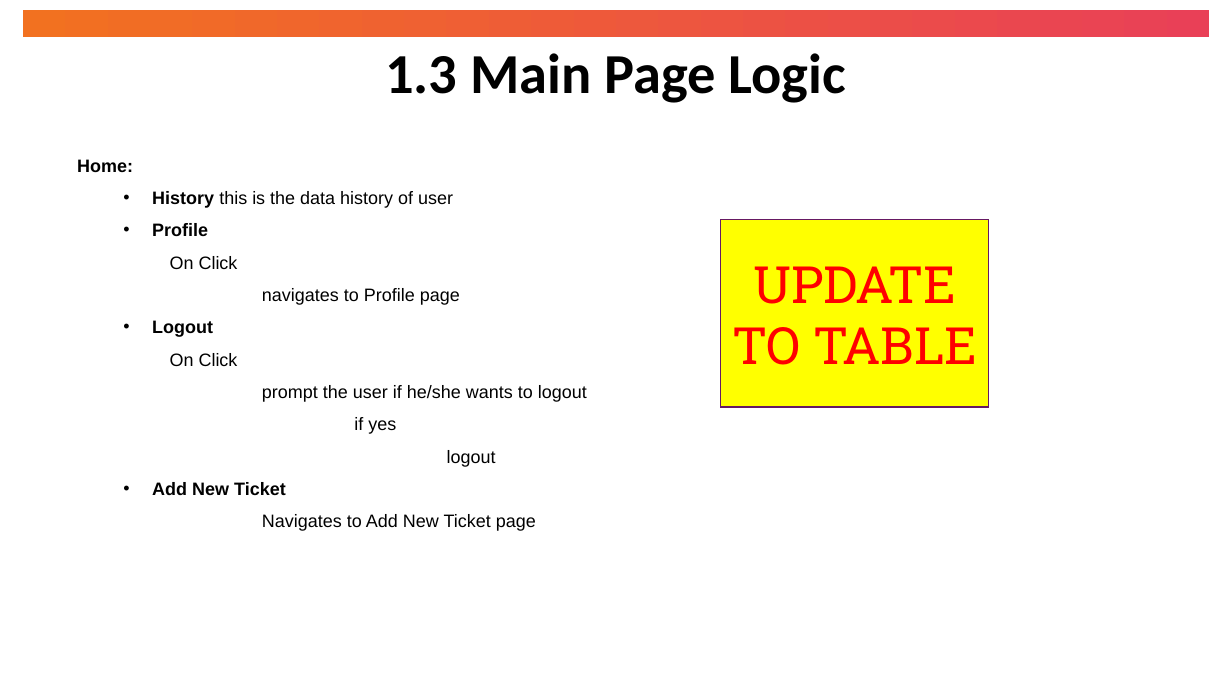
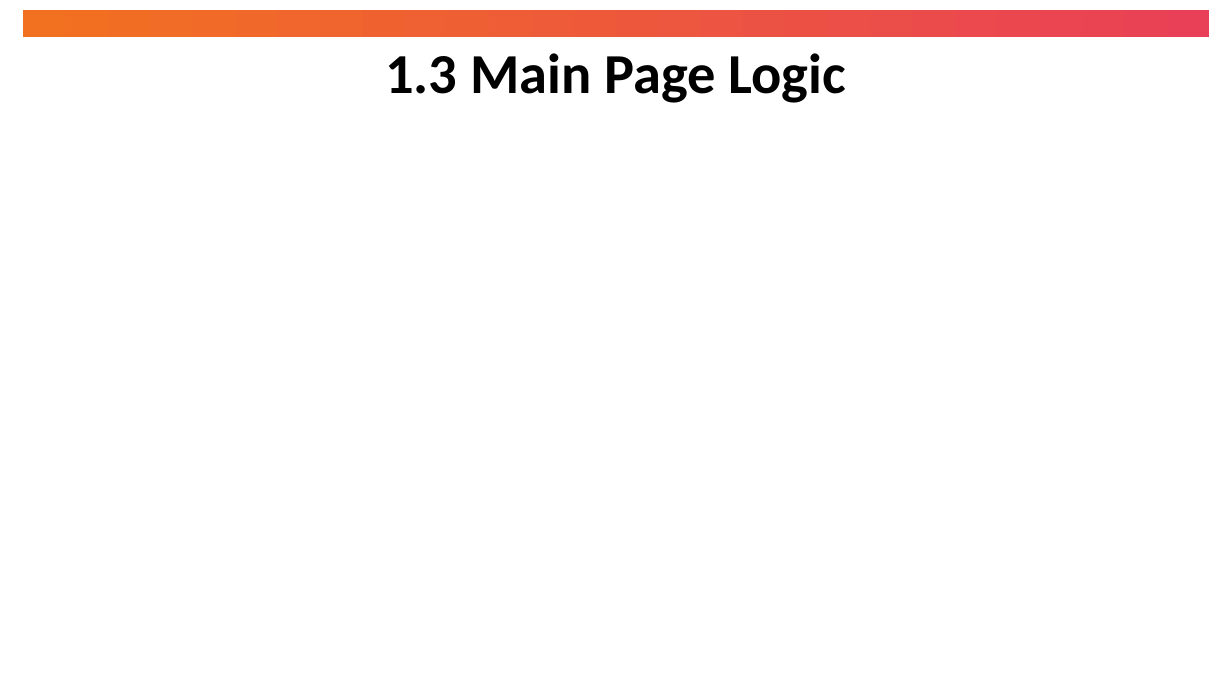
Before and after one commit to StarGaze870/ServiceChargeApp, a slide deck: slide 23 of docs/Team 7 - High Level Design.pptx (slide 14 before the commit). Drawn at 1232x693 pixels with LibreOffice and Linux fonts; fonts in the diff are those of the drawing. Boxes give left, top, right and bottom in pixels: in the first picture for what was removed or moved away, otherwise in the second. Text is boxed around its words. In the diff, an @@ line names an element or a change of style, - is before the commit and + after.

```diff
--- a/docs/Team 7 - High Level Design.pptx
+++ b/docs/Team 7 - High Level Design.pptx
@@ text removed at box(77, 159, 587, 531) @@
-Home:
-  • History this is the data history of user
-  • Profile
-On Click
-navigates to Profile page
-  • Logout
-On Click
-prompt the user if he/she wants to logout
-if yes
-logout
-  • Add New Ticket
-        Navigates to Add New Ticket page
@@ rectangle removed at box(721, 220, 990, 408) @@
-UPDATE TO TABLE
```
Also in this commit, not shown: 8 other slides changed, 12 slides added, 4 slides removed.
